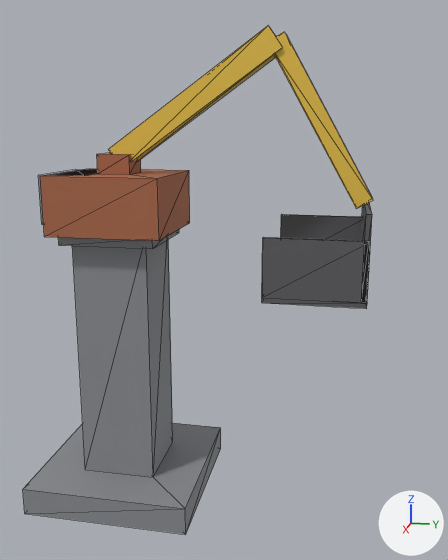
Renders of the glTF model game/assets/models/machines/logistics/scooper_arm.glb from each side of a commit.
One viewpoint serves both versions: a 50 mm lens placed at (7.31, 3.38, 4.07), pointed at (0.99, 2.12, 2.49). Lighting does not change. The marker at lower right points along +X, +Y and +Z. The picture after the commit comes second. Mesh edges are drawn as thin lines. Vertices at exactly the same position are counted once.

In view in the first picture: 'Arm', 'Frame'.
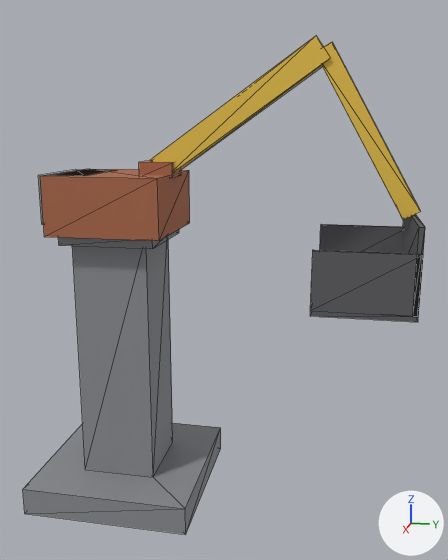
Commit message: scooper v2 - the even less good edition

What the commit changed:
me_arm is used by ob_arm; location (0.0, 0.0, 0.0).
me_arm had 70 vertices, 108 faces and spanned x 0.2..1.8, y 0.3..3.62, z 2.49..5.0.
me_arm now has 70 vertices, 108 faces and spans x 0.2..1.8, y 0.3..4.07, z 2.39..4.9.
me_arm part 1: the loose piece of 8 vertices spanning x 0.82..1.17, y 0.82..1.17, z 3.6..3.8 is scaled about its middle by (1, 1, 0.75), then moved by (0.0, 0.45, -0.05).
me_arm part 2: the loose piece of 8 vertices spanning x 0.88..1.12, y 0.93..2.71, z 3.65..5.0 is moved by (0.0, 0.45, -0.1).
me_arm part 3: the loose piece of 8 vertices spanning x 0.91..1.09, y 2.56..3.62, z 3.29..4.94 is moved by (0.0, 0.45, -0.1).
me_arm part 4: the loose piece of 8 vertices spanning x 0.2..1.8, y 3.54..3.59, z 2.54..3.34 is moved by (0.0, 0.45, -0.1).
me_arm part 5: the loose piece of 14 vertices spanning x 0.2..1.8, y 2.64..3.59, z 2.49..3.1 is moved by (0.0, 0.45, -0.1).
me_arm part 6: the loose piece of 8 vertices spanning x 0.2..0.25, y 2.64..3.59, z 2.54..3.1 is moved by (0.0, 0.45, -0.1).

Boxes (x1, y1, x2, y2) around the edits, measured in the pictures (448 x 560 px; the box of a moved part takes in the faces that stretch with it):
'Arm', reshaped (15% wider)
    before: (38, 26, 373, 309)
    after: (38, 36, 425, 322)
part 1 of me_arm, moved or reshaped
    before: (97, 153, 141, 174)
    after: (139, 160, 181, 178)
part 2 of me_arm, moved or reshaped
    before: (108, 26, 283, 162)
    after: (151, 36, 331, 172)
part 3 of me_arm, moved or reshaped
    before: (274, 32, 373, 209)
    after: (322, 42, 421, 220)
part 4 of me_arm, moved or reshaped
    before: (361, 202, 372, 303)
    after: (402, 214, 425, 316)
part 5 of me_arm, moved or reshaped
    before: (262, 237, 371, 309)
    after: (310, 250, 423, 322)
part 6 of me_arm, moved or reshaped
    before: (281, 214, 362, 240)
    after: (320, 224, 403, 253)
